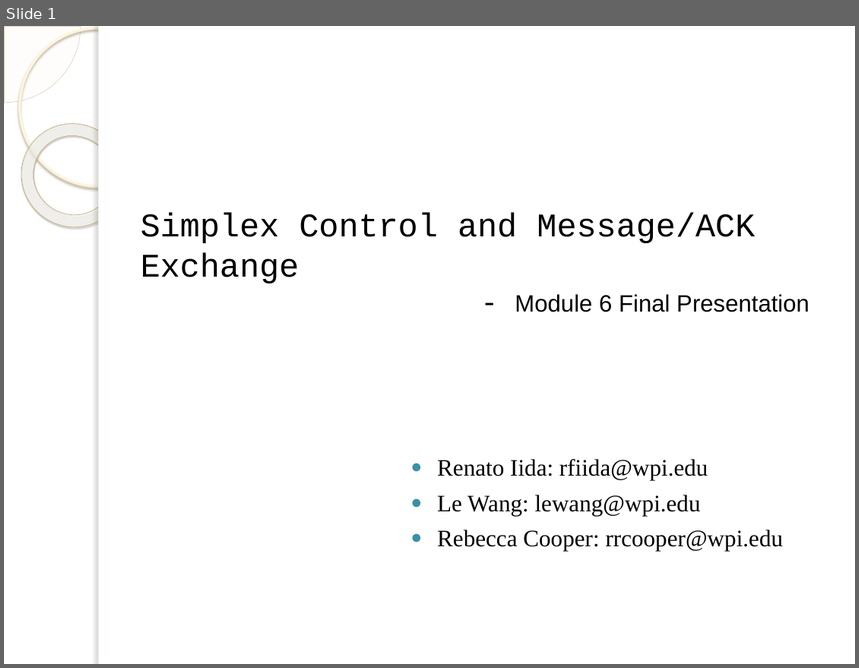
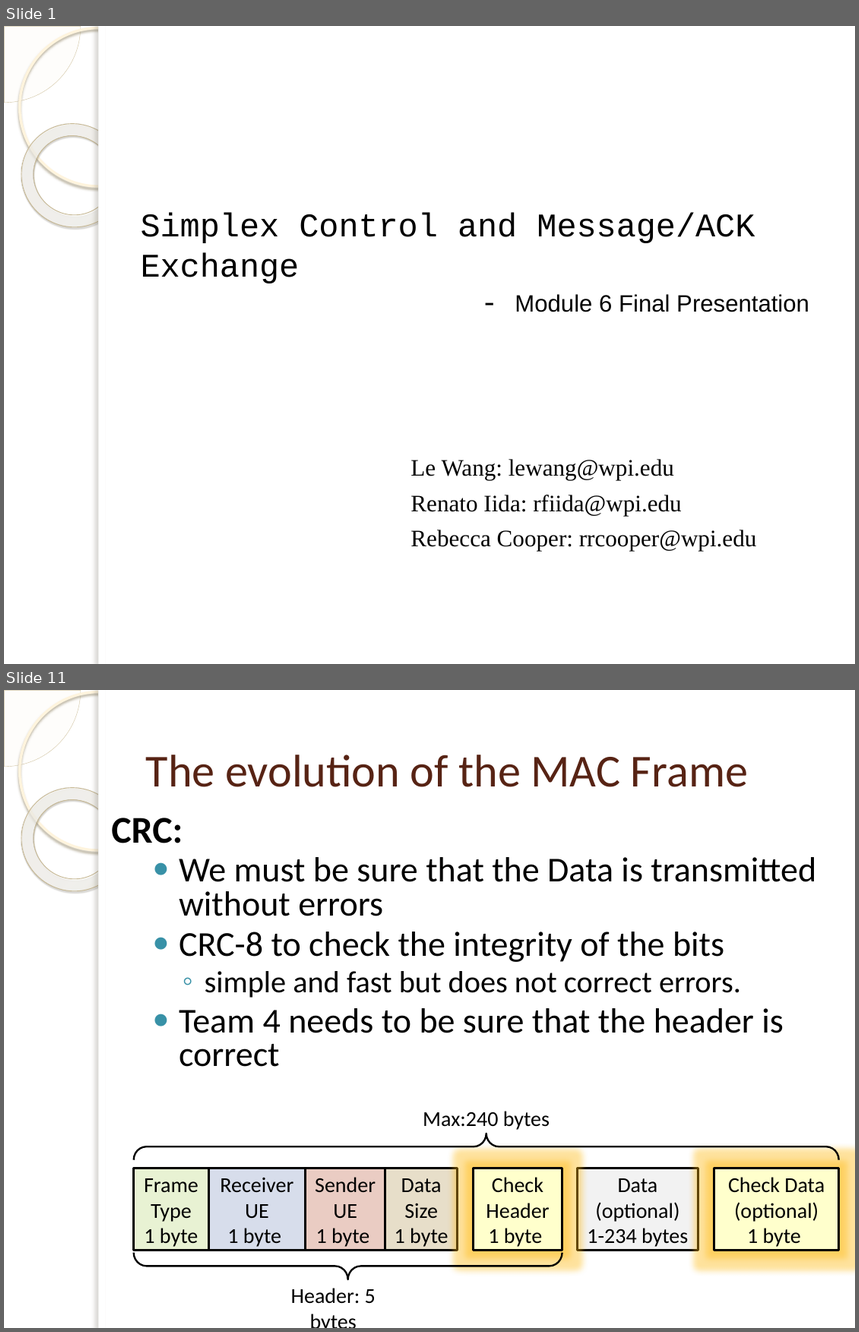
Before and after one commit to isamubr/ece405group6, a slide deck: 4305 Final Presentation.pptx. Shown one above the other, each under a label of ours: slide 1 before the commit, slides 1 and 11 after it; the slides between them are not shown. The pictures are 859x668 and 859x1332 pixels, drawn with LibreOffice and Linux fonts; fonts in the diff are those of the drawing; background and template pictures are left out. Boxes give left, top, right and bottom in pixels: in the first picture for what was removed or moved away, otherwise in the second. Text is boxed around its words. In the diff, an @@ line names an element or a change of style, - is before the commit and + after.

```diff
--- a/4305 Final Presentation.pptx
+++ b/4305 Final Presentation.pptx
@@ slide 11 added at [4,690,855,1328], background picture (left out); not listed: 5 template elements that a slide beside it also shows @@
@@ title added at [146,755,748,787], 38.7 pt, text #572314 @@
+The evolution of the MAC Frame
@@ text added at [111,818,183,844], 32 pt, text #000000, bold @@
+CRC:
@@ text added at [179,857,816,1067], 29.6 pt, text #000000 @@
+● We must be sure that the Data is transmitted without errors
+● CRC-8 to check the integrity of the bits
+  ◦ simple and fast but does not correct errors.
+● Team 4 needs to be sure that the header is correct
@@ text added at [423,1111,550,1130], 18 pt, text #000000 @@
+Max:240 bytes
@@ left brace added at [133,1135,839,1160], outline #000000 1.5 pt @@
@@ rectangle added at [133,1168,208,1250], fill #E8F2D3, outline #000000 2 pt, 18 pt, text #000000 @@
+Frame Type
+1 byte
@@ rectangle added at [208,1168,305,1250], fill #D7DDEB, outline #000000 2 pt, 18 pt, text #000000 @@
+Receiver UE
+1 byte
@@ rectangle added at [305,1168,386,1250], fill #EACCC3, outline #000000 2 pt, 18 pt, text #000000 @@
+Sender UE
+1 byte
@@ rectangle added at [386,1168,458,1250], fill #E7DEC9, outline #000000 2 pt, 18 pt, text #000000 @@
+Data Size
+1 byte
@@ rectangle added at [473,1168,563,1250], fill #FFFFCC, outline #000000 2 pt, 18 pt, text #000000 @@
+Check
+Header 1 byte
@@ rectangle added at [578,1168,699,1250], fill #F2F2F2, outline #000000 2 pt, 18 pt, text #000000 @@
+Data
+(optional)
+1-234 bytes
@@ rectangle added at [715,1168,839,1250], fill #FFFFCC, outline #000000 2 pt, 18 pt, text #000000 @@
+Check Data
+(optional)
+1 byte
@@ text added at [291,1228,688,1304], 18 pt, text #000000 @@
+Header: 5 bytes
@@ left brace added at [133,1252,563,1280], outline #000000 1.5 pt @@
@@ slide 1 changed as well @@
@@ text at [411,459,674,480]: paragraph added @@
+Le Wang: lewang@wpi.edu
@@ text at [411,495,757,551]: bullet ● to none @@
@@ text at [437,495,701,515]: paragraph removed @@
-● Le Wang: lewang@wpi.edu
```
Also in this commit, not shown: 3 other slides changed, 15 other slides added, 4 slides removed.
